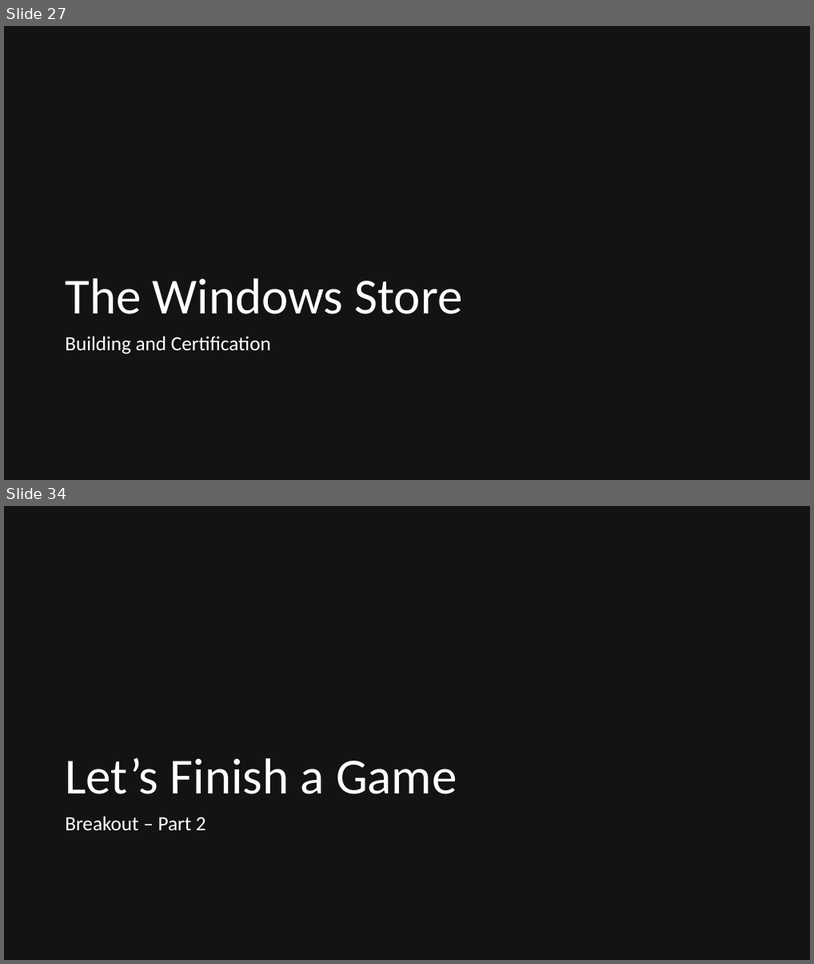
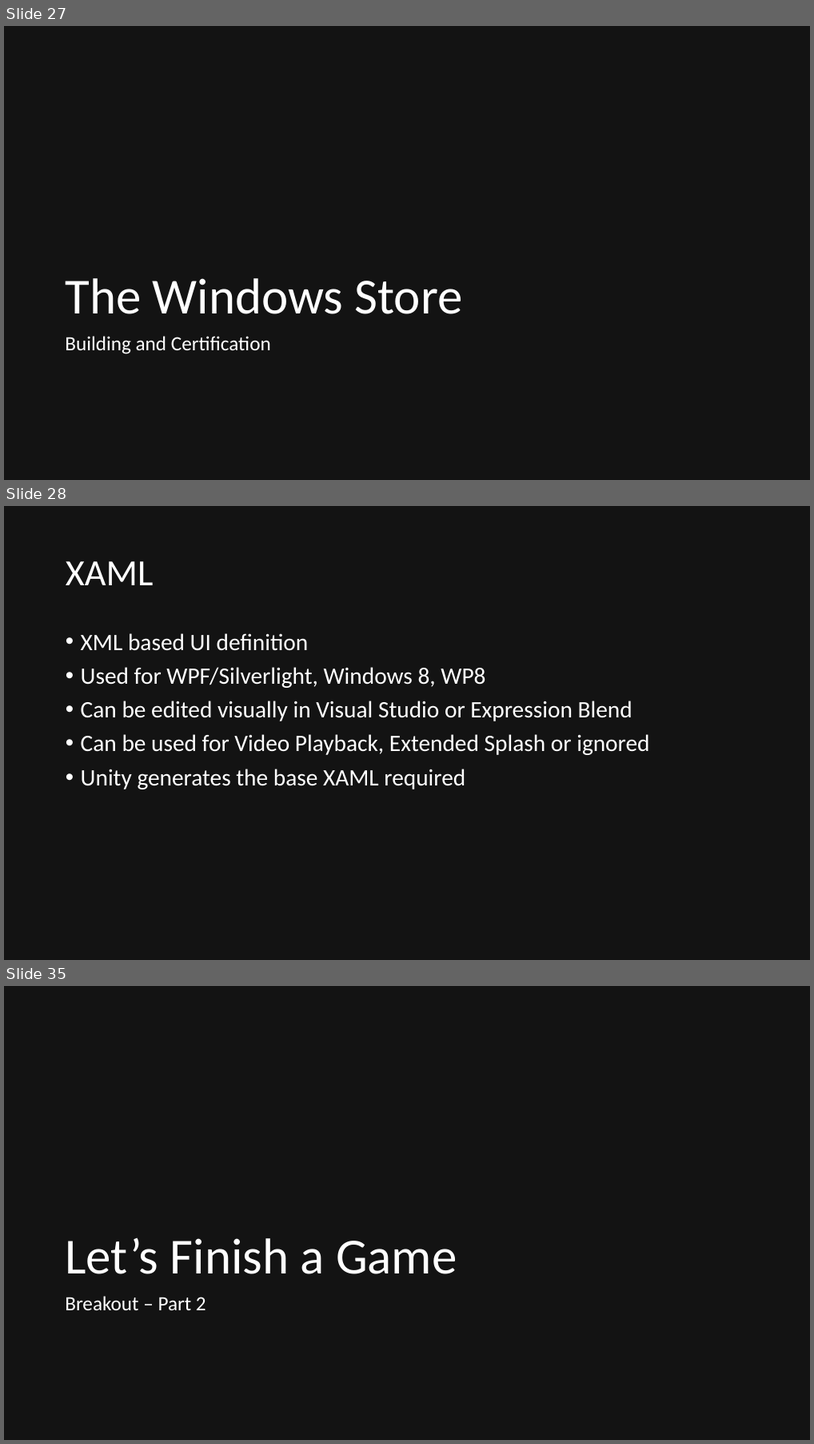
Before and after one commit to quandtm/UnitySTWorkshop, a slide deck: ST_Unity_101.pptx. Shown one above the other, each under a label of ours: slides 27 and 34 before the commit, slides 27, 28 and 35 after it; the slides between them are not shown. The pictures are 814x964 and 814x1444 pixels, drawn with LibreOffice and Linux fonts; fonts in the diff are those of the drawing. Boxes give left, top, right and bottom in pixels: in the first picture for what was removed or moved away, otherwise in the second. Text is boxed around its words. In the diff, an @@ line names an element or a change of style, - is before the commit and + after.

```diff
--- a/ST_Unity_101.pptx
+++ b/ST_Unity_101.pptx
@@ slide 28 added at [4, 506, 810, 960], background #131313 @@
@@ title added at [66, 561, 154, 585], 44 pt, text #FFFFFF @@
+XAML
@@ text added at [81, 633, 650, 789], 28 pt, text #FFFFFF @@
+• XML based UI definition
+• Used for WPF/Silverlight, Windows 8, WP8
+• Can be edited visually in Visual Studio or Expression Blend
+• Can be used for Video Playback, Extended Splash or ignored
+• Unity generates the base XAML required
@@ what was slide 34 is now slide 35 @@
```
Also in this commit, not shown: 5 slides changed, 1 other slide added, 1 slide removed.
